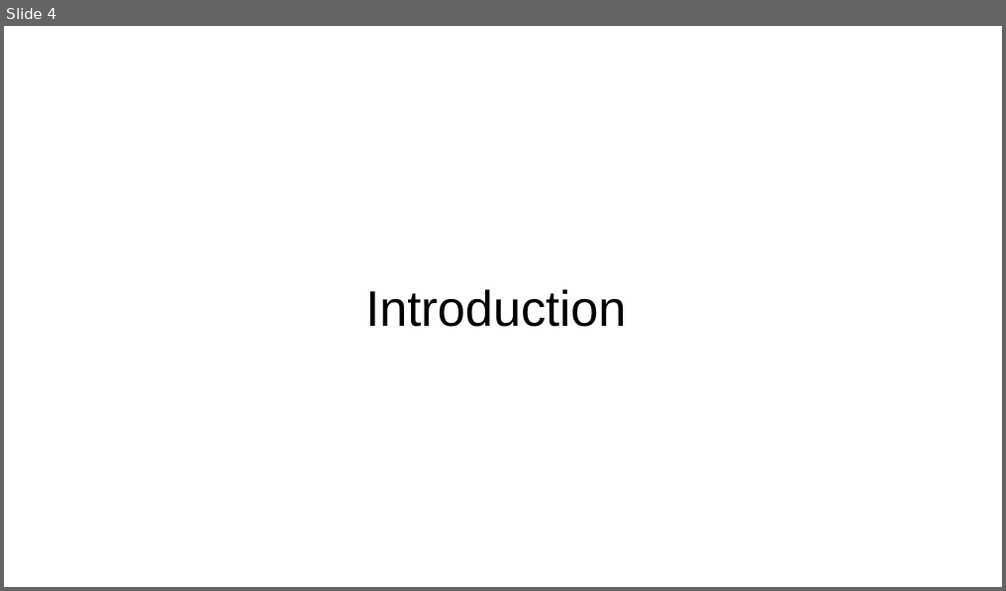
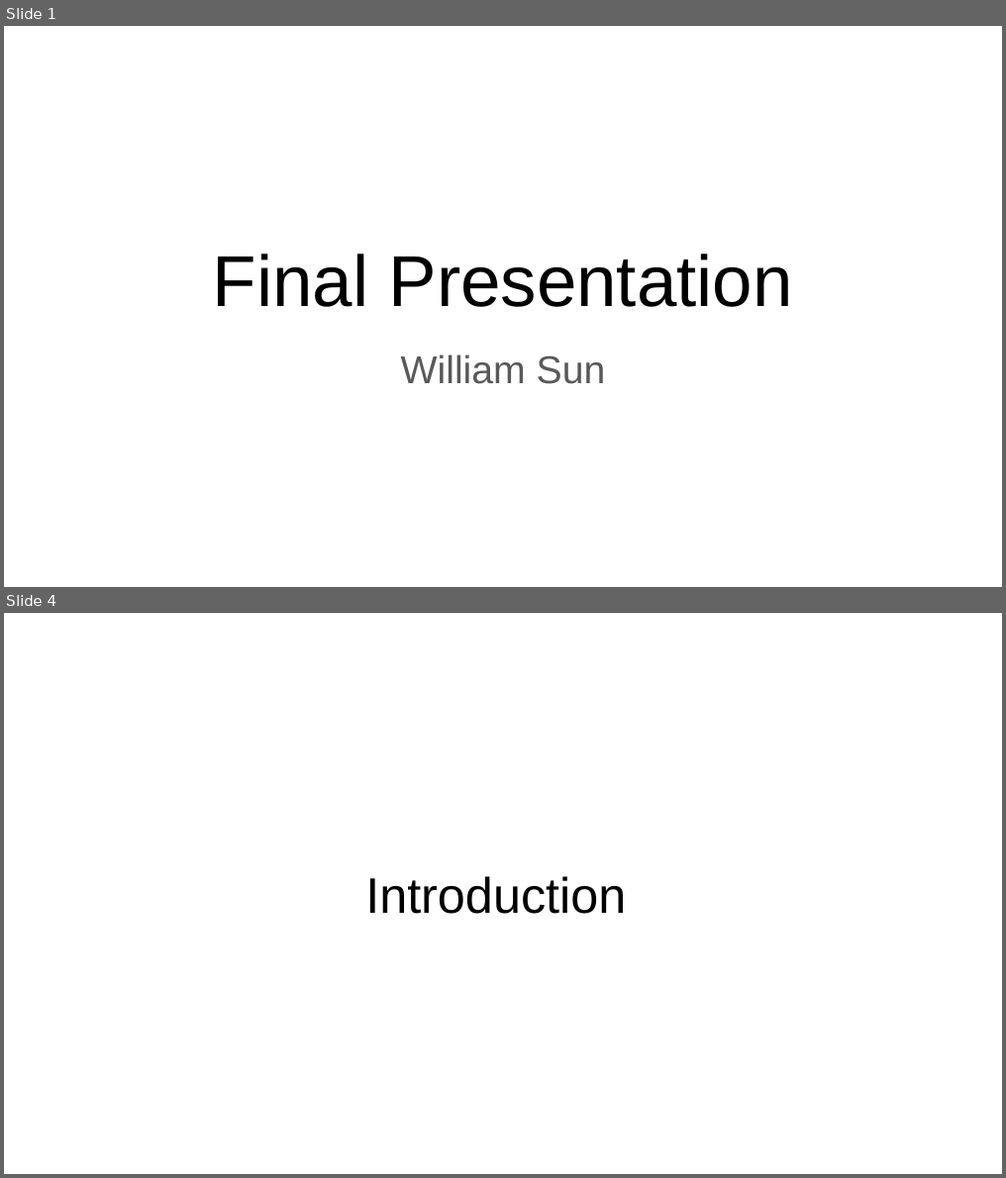
Before and after one commit to wis003/CSE151B, a slide deck: Kaggle Competition/Submission/CSE 151B Presentation.pptx. Shown one above the other, each under a label of ours: slide 4 before the commit, slides 1 and 4 after it; the slides between them are not shown. The pictures are 1006x591 and 1006x1178 pixels, drawn with LibreOffice and Linux fonts; fonts in the diff are those of the drawing. Boxes give left, top, right and bottom in pixels: in the first picture for what was removed or moved away, otherwise in the second. Text is boxed around its words. In the diff, an @@ line names an element or a change of style, - is before the commit and + after.

```diff
--- a/Kaggle Competition/Submission/CSE 151B Presentation.pptx
+++ b/Kaggle Competition/Submission/CSE 151B Presentation.pptx
@@ slide 1 added at [4, 26, 1002, 587], background #FFFFFF @@
@@ title added at [213, 254, 793, 307], 52 pt, text #000000 @@
+Final Presentation
@@ subtitle added at [401, 355, 606, 384], 28 pt, text #595959 @@
+William Sun
```
Also in this commit, not shown: 1 slide changed, 12 other slides added, 10 slides removed, 1 other file.
